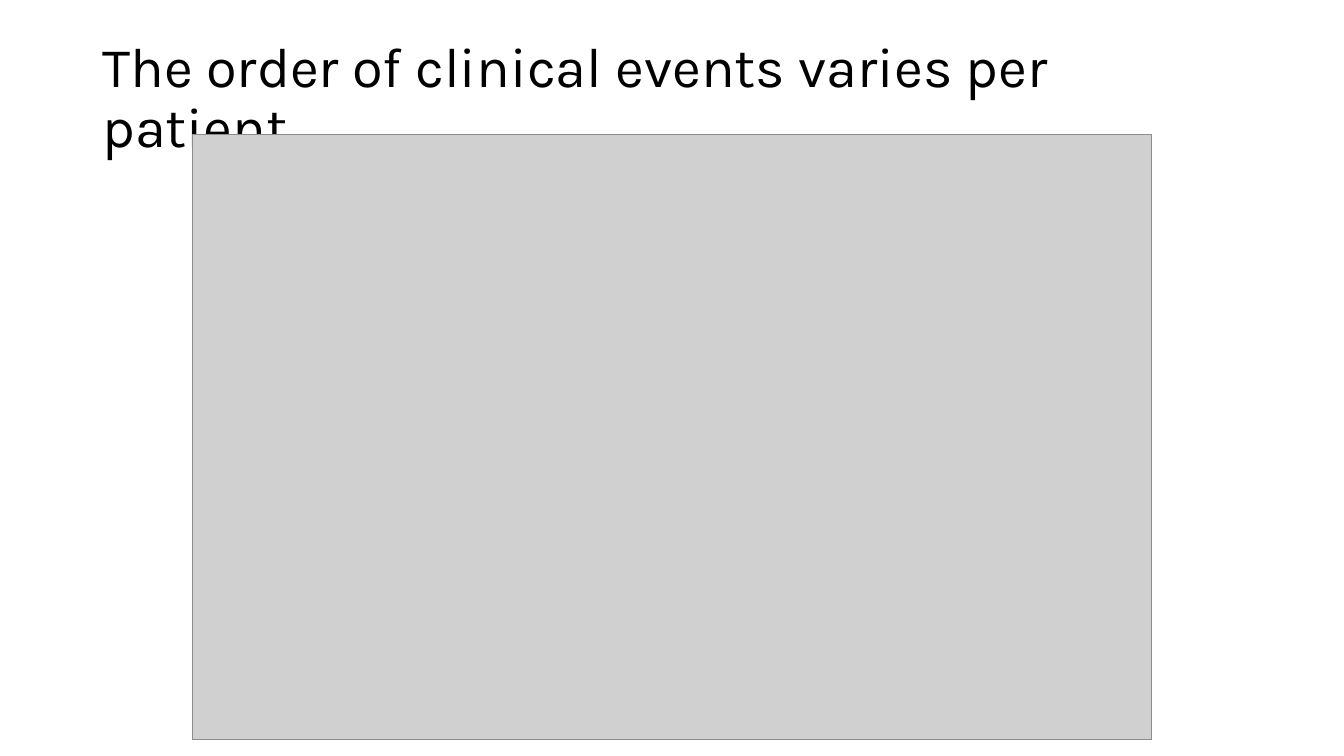
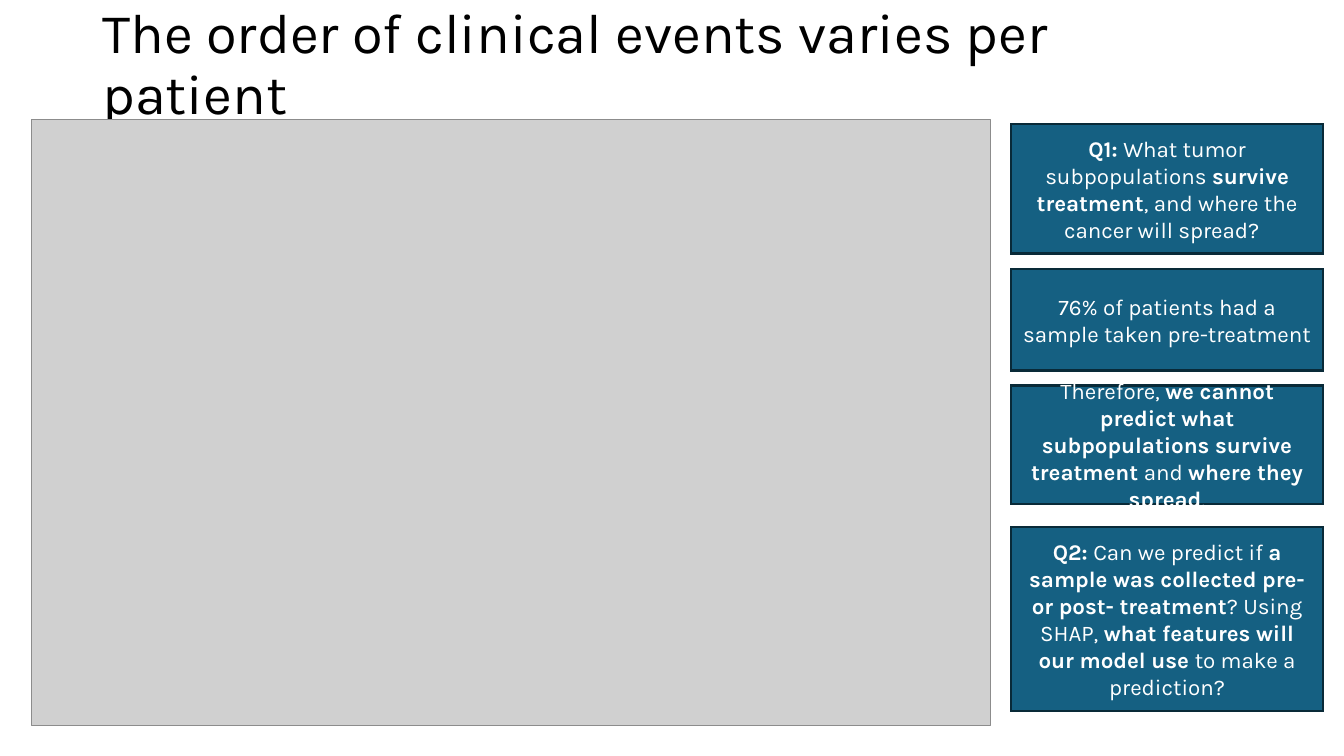
Before and after one commit to Hammerb88/AI-Health-Project, a slide deck: slide 10 of Demo 1.pptx (slide 8 before the commit). Drawn at 1344x756 pixels with LibreOffice and Linux fonts; fonts in the diff are those of the drawing; grey boxes stand for pictures. Boxes give left, top, right and bottom in pixels: in the first picture for what was removed or moved away, otherwise in the second. Text is boxed around its words. In the diff, an @@ line names an element or a change of style, - is before the commit and + after.

```diff
--- a/Demo 1.pptx
+++ b/Demo 1.pptx
@@ title "The order of clinical events ...": place and size @@
-title "The order of clinical events ..." at (102, 48, 1048, 161)
+title "The order of clinical events ..." at (102, 14, 1048, 128)
@@ picture: place and size @@
-picture at (193, 134, 1152, 740)
+picture at (31, 120, 991, 726)
@@ rectangle added at (1011, 124, 1323, 253), fill #156082, outline #092A39 1.5 pt, 16 pt, text #FFFFFF @@
+Q1: What tumor subpopulations survive treatment, and where the cancer will spread?
@@ rectangle added at (1011, 269, 1323, 370), fill #156082, outline #092A39 1.5 pt, 16 pt, text #FFFFFF @@
+76% of patients had a sample taken pre-treatment
@@ rectangle added at (1011, 385, 1323, 504), fill #156082, outline #092A39 1.5 pt, 16 pt, text #FFFFFF, bold @@
+Therefore, we cannot predict what subpopulations survive treatment and where they spread.
@@ rectangle added at (1011, 526, 1323, 711), fill #156082, outline #092A39 1.5 pt, 16 pt, text #FFFFFF, bold @@
+Q2: Can we predict if a sample was collected pre- or post- treatment? Using SHAP, what features will our model use to make a prediction?
```
Also in this commit, not shown: 3 other slides changed, 5 slides added, 4 slides removed.
